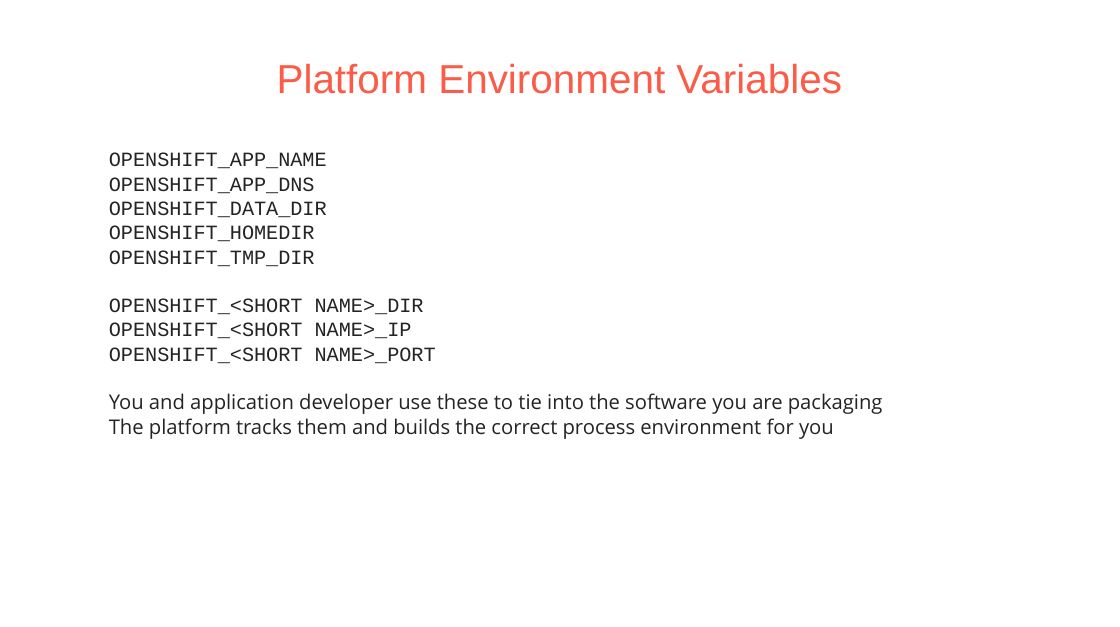
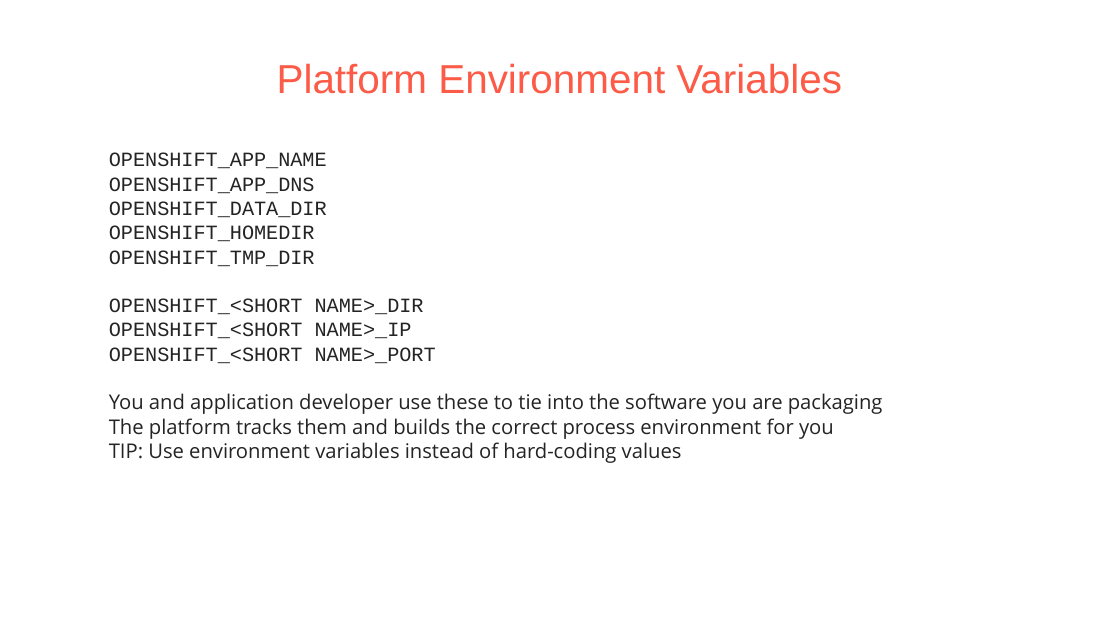
Before and after one commit to pmorie/presentations, a slide deck: slide 20 of devnation_openshift_cartridges.odp. Drawn at 1120x627 pixels with LibreOffice and Linux fonts; fonts in the diff are those of the drawing; background and template pictures are left out. Boxes give left, top, right and bottom in pixels: in the first picture for what was removed or moved away, otherwise in the second. Text is boxed around its words. In the diff, an @@ line names an element or a change of style, - is before the commit and + after.

```diff
--- a/devnation_openshift_cartridges.odp
+++ b/devnation_openshift_cartridges.odp
@@ text at (109,442,682,463): paragraph added @@
+● TIP: Use environment variables instead of hard-coding values
```
Also in this commit, not shown: 13 other slides changed.
